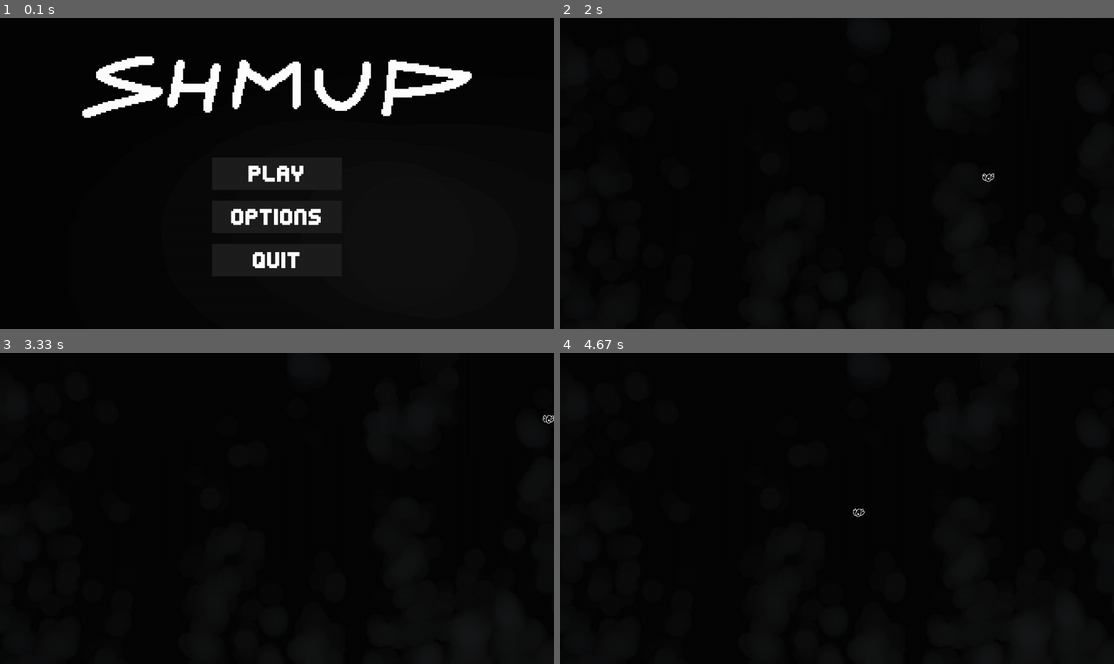
Above: before the commit, frames 1-4 (two rows, left to right).
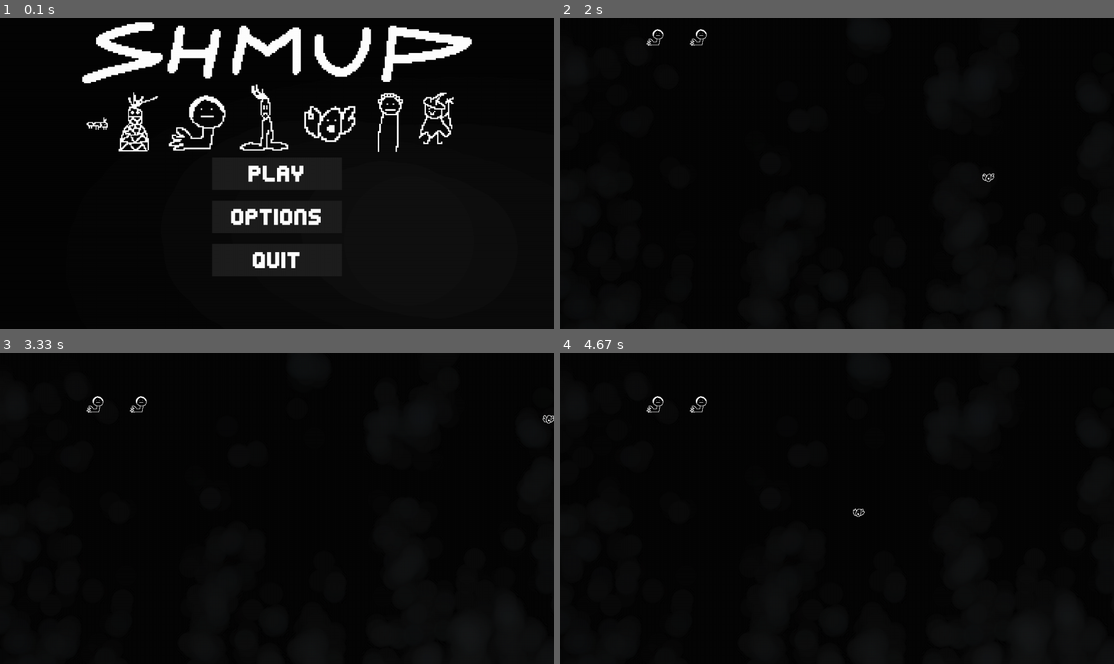
Above: after the commit, the same moments.

Repository: r5nnn/shmup
Game: pygame game, started from main.py
Same seed, same stepped clock (60 frames per second), same inputs: the game is played once before the commit and once after it.
Inputs (mouse positions are in pixels of both pictures, inside the frame that each line leads up to):
- Up to frame 1 (0.1 s): no input
- Up to frame 2 (2 s): click "Play" at 0.38 s; hold Z 0.67-1.13 s; hold Right 0.67-1.13 s; move the mouse to (920, 64) at 0.7 s; hold Esc 1.17-1.63 s; hold Right 1.17-1.63 s; hold Esc from 1.67 s (still down)
- Up to frame 3 (3.33 s): release Esc at 2.13 s; hold Right 2.17-2.63 s; move the mouse to (238, 520) at 2.2 s; hold Up 2.67-2.97 s; hold Right from 3 s (still down)
- Up to frame 4 (4.67 s): release Right at 3.47 s; hold Left 3.5-4.03 s; hold Down 4.07-4.37 s; hold Left from 4.4 s (still down)

The runs differ from the first frame. In frame 1, 9.8% of the frame differs, in the area x 14-86%, y 1-44%; in frame 2, 0.1%; in frame 3, 0.1%; in frame 4, 0.1%.

Commit message:
created shooting and hit detection by enemy

Diff:
--- a/classes/bullet.py
+++ b/classes/bullet.py
@@ -3,11 +3,12 @@
 
 
 class Bullet(Img):
-    def __init__(self, x, y, img, speed):
+    def __init__(self, x, y, img, maskimg, speed):
         super().__init__(x, y, img)
+        self.mask = pygame.mask.from_surface(maskimg)
         self.speed = speed
 
-    def update(self):  # noqa
+    def update(self, type):  # noqa
         if not pygame.display.get_surface().get_rect().contains(self.rect):
             self.kill()
         self.rect.move_ip(0, -self.speed)
--- /dev/null
+++ b/classes/enemy.py
@@ -0,0 +1,13 @@
+import pygame
+from classes.img_ import Img
+
+
+class Enemy(Img):
+    def __init__(self, x, y, img, maskimg):
+        super().__init__(x, y, img)
+        self.mask = pygame.mask.from_surface(maskimg)
+        self.rect.move_ip(0, -200)
+
+    def update(self, surface):
+        if self.rect.y != 100:
+            self.rect.move_ip(0, 1)
--- a/constants.py
+++ b/constants.py
@@ -12,6 +12,8 @@
 screen = pygame.display.set_mode((winx, winy), pygame.NOFRAME, pygame.SCALED, vsync=0)  # updates the window,
 # pygame.NOFRAME makes the window borderless and pygame.SCALED means any textures are scaled proportional to window
 # size (4k display compatibility)
+
+previous_time = [pygame.time.get_ticks(), pygame.time.get_ticks()]  # used for a delay when shooting
 
 # backgrounds
 BACKDROP = pygame.image.load('assets\\textures\\background\\menu.png').convert()  # surface to blit everything to
@@ -37,11 +39,6 @@
 ICON = pygame.image.load('assets\\textures\\icon\\icon.png').convert()
 LOGO = pygame.image.load('assets\\textures\\icon\\logo.png').convert()
 
-# bullets
-BULLETS = {
-    'player': pygame.image.load('assets\\textures\\bullets\\bullet.png').convert()
-}
-
 # music
 MENULOOP = pygame.mixer.Sound('assets\\music\\menuloop.wav')
 GAME1 = pygame.mixer.Sound('assets\\music\\game1.wav')
@@ -55,6 +52,11 @@
 bg = pygame.mixer.Channel(0)  # channel 0 is for background soundtracks
 song = pygame.mixer.Channel(1)  # channel 1 is for in game soundtracks
 sfx = pygame.mixer.Channel(2)  # channel 2 is for sfx
+
+# sprite groups
+enemy_bullets = pygame.sprite.Group()
+player_bullets = pygame.sprite.Group()
+enemies = pygame.sprite.Group()
 
 # player
 # dict to make referring to file path easy
@@ -71,13 +73,32 @@
     'down_hitbox': pygame.image.load('assets\\textures\\player\\playerD_hitbox.png').convert_alpha(),
 }
 
+ENEMY = {
+    'idle': pygame.image.load('assets\\textures\\enemy\\enemy.png').convert_alpha(),
+    'idlemask': pygame.image.load('assets\\textures\\enemy\\enemy_hitbox.png').convert_alpha()
+}
+
+# bullets
+BULLETS = {
+    'player': pygame.image.load('assets\\textures\\bullets\\bullet.png').convert(),
+    'playermask': pygame.image.load('assets\\textures\\bullets\\bullet_hitbox.png').convert(),
+    'enemy': pygame.image.load('assets\\textures\\bullets\\bullet.png').convert(),
+    'enemymask': pygame.image.load('assets\\textures\\bullets\\bullet_hitbox.png').convert()
+}
+
 # game info
 STAGE_STRUCTURE = ['home', 'options', 'keybinds']  # array for creating reusable back buttons that work universally
 # keybinds and their descriptions are automatically placed in the keybinds menu through a for loop
+
 KEYS = [['W / UP ARROW', 'Move up'], ['A / LEFT ARROW', 'Move left'], ['S / DOWN ARROW', 'Move down'],
         ['D / RIGHT ARROW', 'Move right'], ['SHIFT', 'Slows down the player and displays hitbox'],
-        ['ESC', 'Go back/Pause the game']]  # iterable 2d array
+        ['ESC', 'Go back/Pause the game'], ['Z', 'Shoot the bullet']]  # iterable 2d array
 # which is used to create keybinds screen
+
 KEY_ARRAY = [[50, 270 + (i * 40), KEYS[i][0], 32, FONT, WHITE] for i in range(len(KEYS))]  # generates list of values to
 # be iterated through when placing key text
+
 INFO_ARRAY = [[winx - 50, 270 + (i * 40), KEYS[i][1], 32, FONT, WHITE] for i in range(len(KEYS))]  # ... key info
+
+ENEMYCOUNT = 2
+ENEMY_ARRAY = [[200 + (i * 100), 100, ENEMY['idle'], ENEMY['idlemask']] for i in range(ENEMYCOUNT)]
--- a/main.py
+++ b/main.py
@@ -4,6 +4,7 @@
 from classes.txt import Txt
 from classes.btn import Btn
 from classes.player import Player
+from classes.enemy import Enemy
 from constants import *
 
 # Initialise game assets and variables
@@ -24,7 +25,6 @@
 # game speed
 fps = 330
 clock = pygame.time.Clock()
-previous_time = pygame.time.get_ticks()
 
 
 def cmd(name):
@@ -117,10 +117,13 @@
 # game objects
 player = Player(winx / 2, winy / 2, PLAYER, 6, 3)
 
-# sprite groups
-bullets = pygame.sprite.Group()
+ENEMY_ARRAY = [Enemy(i[0], i[1], i[2], i[3]) for i in ENEMY_ARRAY]
+for i in ENEMY_ARRAY:
+    enemies.add(i)  # noqa
 
 windll.user32.SetCursorPos(screenx // 2, screeny // 2)
+
+pygame.time.set_timer(1, 1000)
 
 # Game Mainloop
 
@@ -128,33 +131,34 @@
     screen.blit(BACKDROP, BACKDROP_COORDS)  # noqa
     events = pygame.event.get()
     for event in events:  # iterates through inputs checking if they match the exit event
-        if event.type == pygame.QUIT:
-            pygame.quit()
-            try:
-                sys.exit()
-            finally:
-                main = False
-
-        if event.type == pygame.KEYDOWN:
-            match event.key:
-                case pygame.K_ESCAPE:
-                    sfx.play(CLICK)
-                    match STAGE:
-                        case 'home':
-                            cmd('options')
-                        case 'game':
-                            cmd('paused')
-                        case _:
-                            cmd('back')
+        match event.type:
+            case pygame.QUIT:
+                pygame.quit()
+                try:
+                    sys.exit()
+                finally:
+                    main = False
+
+            case pygame.KEYDOWN:
+                match event.key:
+                    case pygame.K_ESCAPE:
+                        sfx.play(CLICK)
+                        match STAGE:
+                            case 'home':
+                                cmd('options')
+                            case 'game':
+                                cmd('paused')
+                            case _:
+                                cmd('back')
 
     if pygame.key.get_pressed()[pygame.K_z]:
         current_time = pygame.time.get_ticks()
-        if current_time - previous_time > 100:
-            previous_time = current_time
+        if current_time - previous_time[0] > 100:
+            previous_time[0] = current_time
             sfx.play(SHOOT)
-            bullet = Bullet(player.rect.center[0], player.rect.y, BULLETS['player'], 16)
-            bullets.add(bullet)  # noqa
-            bullets.update()
+            bulletp = Bullet(player.rect.center[0], player.rect.y, BULLETS['player'], ENEMY['idlemask'], 16)
+            player_bullets.add(bulletp)  # noqa
+            player_bullets.update('player')
 
     # match case statement to toggle between multiple stages when navigating menus and options
     match STAGE:
@@ -181,9 +185,14 @@
             bg.fadeout(500)
             if not song.get_busy():
                 song.play(GAME1, loops=-1, fade_ms=1000)
-            bullets.draw(screen)
-            bullets.update()
+            enemies.draw(screen)
+            enemies.update(screen)
+            player_bullets.draw(screen)
+            player_bullets.update('player')
             player.update(screen)
+            hit_list = pygame.sprite.groupcollide(enemies, player_bullets, False, False)
+            for enemy in hit_list:
+                enemy.kill()
             BACKDROP = pygame.image.load('assets\\textures\\background\\stage.png').convert()
 
     mouse = pygame.mouse.get_pos()  # stores the (x,y) coordinates into the variable as a tuple
Binary file added: assets/textures/bullets/bullet_hitbox.png
Binary file added: assets/textures/enemy/christof.png
Binary file added: assets/textures/enemy/enemy.png
Binary file added: assets/textures/enemy/enemy_hitbox.png
Binary file added: assets/textures/enemy/james.png
Binary file added: assets/textures/enemy/milo.png
Binary file added: assets/textures/enemy/one_piece.png
Binary file added: assets/textures/enemy/oscar.png
Binary file changed: assets/textures/icon/logo.png
